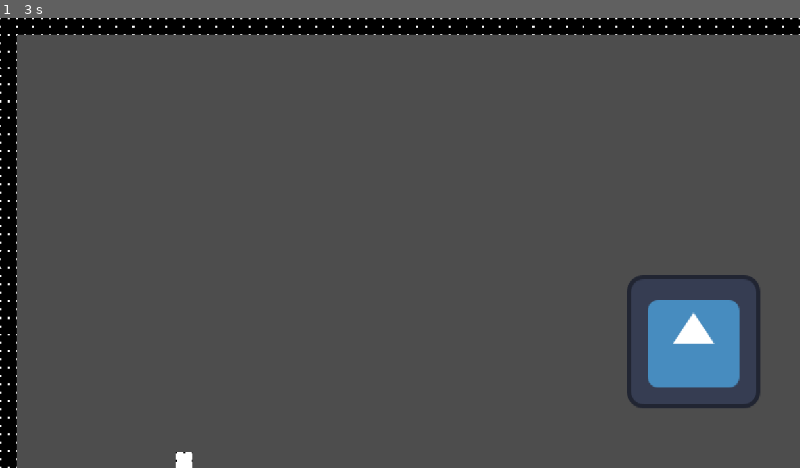
Above: before the commit, frame 1.
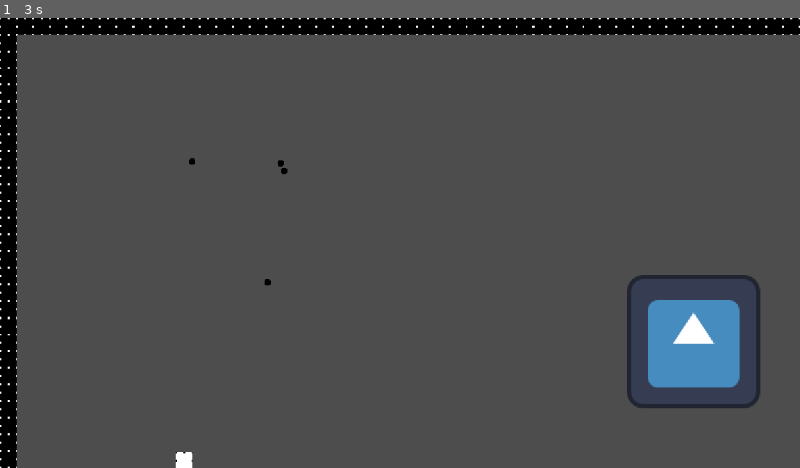
Above: after the commit, the same moment.

Repository: ZiyadAziz/BlackFysh
Game: Godot game, scene res://scenes/game.tscn
Same seed, same stepped clock (60 frames per second), same inputs: the game is played once before the commit and once after it. The engine's default icon, where the game draws it, is replaced by a stand-in: a white triangle on a blue panel in a dark square.
Inputs (mouse positions are in pixels of both pictures, inside the frame that each line leads up to):
- Up to frame 1 (3 s): tap Enter at 0.5, 2 s; move the mouse to (232, 301) at 0.52 s; click (232, 301) at 0.67 s; tap Space at 1.25, 2.75 s; move the mouse to (248, 301) at 1.27 s; click (248, 301) at 1.42 s; move the mouse to (480, 144) at 2.02 s; click (480, 144) at 2.17 s; move the mouse to (360, 333) at 2.77 s; click (360, 333) at 2.92 s

The runs differ from the first frame. In frame 1, less than 0.1% of the frame differs, in the area x 23-36%, y 31-60%.

Commit message:
Basic Spawner

Diff:
--- a/scenes/game.tscn
+++ b/scenes/game.tscn
@@ -6,6 +6,7 @@
 [ext_resource type="Texture2D" uid="uid://c21bvdm12nwoy" path="res://assets/temp_unspawnable.png" id="3_lbhrr"]
 [ext_resource type="Texture2D" uid="uid://b4yawbgisx7xp" path="res://assets/temp_edge.png" id="4_lbhrr"]
 [ext_resource type="PackedScene" uid="uid://blrvkmb54y5g4" path="res://scenes/fysh_prototype.tscn" id="6_p57ef"]
+[ext_resource type="PackedScene" uid="uid://csb5allwih0ls" path="res://scenes/spawner.tscn" id="7_u5sy4"]
 
 [node name="Game" type="Node2D" unique_id=961381067]
 
@@ -336,4 +337,7 @@
 position = Vector2(-165, 56)
 
 [node name="Fysh_Prototype2" parent="." unique_id=630238990 instance=ExtResource("6_p57ef")]
-position = Vector2(-143, 56)
+position = Vector2(-127, 38)
+
+[node name="spawner" parent="." unique_id=657544024 instance=ExtResource("7_u5sy4")]
+position = Vector2(-156, -83)
--- /dev/null
+++ b/scenes/spawner.tscn
@@ -0,0 +1,20 @@
+[gd_scene format=3 uid="uid://csb5allwih0ls"]
+
+[ext_resource type="Script" uid="uid://btsleq7icsfxr" path="res://scripts/spawner.gd" id="1_2vbf6"]
+[ext_resource type="PackedScene" uid="uid://blrvkmb54y5g4" path="res://scenes/fysh_prototype.tscn" id="2_ik2nu"]
+
+[sub_resource type="RectangleShape2D" id="RectangleShape2D_g4v7s"]
+size = Vector2(104, 94)
+
+[node name="spawner" type="Area2D" unique_id=657544024]
+script = ExtResource("1_2vbf6")
+fysh_to_spawn = ExtResource("2_ik2nu")
+
+[node name="CollisionShape2D" type="CollisionShape2D" parent="." unique_id=953576752]
+shape = SubResource("RectangleShape2D_g4v7s")
+disabled = true
+
+[node name="Timer" type="Timer" parent="." unique_id=2068424294]
+autostart = true
+
+[connection signal="timeout" from="Timer" to="." method="_on_timer_timeout"]
--- a/scripts/fysh_prototype.gd
+++ b/scripts/fysh_prototype.gd
@@ -1,6 +1,7 @@
 extends Area2D
 
-@onready var level_manager: Node = %LevelManager
+#@onready var level_manager: Node = %LevelManager
+@onready var level_manager = get_node("/root/Game/LevelManager")
 
 #Not sure if this is the best method of "catching" a fysh since the cursor is going to be the tool too
 func _on_input_event(viewport: Node, event: InputEvent, shape_idx: int) -> void:
--- a/scripts/level_manager.gd
+++ b/scripts/level_manager.gd
@@ -2,7 +2,16 @@
 
 var max_fysh := 20
 var fysh_caught := 0
+var fysh_count := 0
+
+#This will be useful later, current tool is a speargun for now since I need to implement da rod
+enum Tools {FYSHINGROD, NET, SPEARGUN}
+var current_tool = Tools.SPEARGUN
+
+func fysh_spawned():
+	fysh_count += 1
 
 func add_point():
 	fysh_caught += 1
+	fysh_count -= 1
 	print(fysh_caught)
--- /dev/null
+++ b/scripts/spawner.gd
@@ -0,0 +1,63 @@
+extends Area2D
+
+#This gives the spawner a fysh variable that I can put a scene into in the spawner inspector
+@export var fysh_to_spawn: PackedScene
+@onready var game = get_node("/root/Game")
+@onready var level_manager: Node = %LevelManager
+
+
+@onready var collision_shape_2d: CollisionShape2D = $CollisionShape2D
+
+#I think i need ready to call the spawning function when the scene is loaded
+#it might also prep the spawner's boundries and stuff
+func _ready() -> void:
+	#spawn_fysh()
+	pass
+
+
+##On the asteroid game, I just have a timer for the spawner to start spawning
+##This might not be the best solution since in the full game, I wouldn't want fysh
+##to start spawning untill the specific scene is loaded
+#For the function itself, all it should do is instanciate a fysh when its less
+# than the max fysh amount in a random position within the boundries
+#I might need a timer/delay of sorts so that all the fysh dont spawn instantly
+
+#func spawn_fysh() -> void:
+	#while level_manager.fysh_count < level_manager.max_fysh:
+		###LOOK MORE INTO HOW THESE LINES OF CODE WORKS, FOR KNOWLEDGE SAKE
+		#var shape = collision_shape_2d.shape as RectangleShape2D
+		#var size = shape.extents
+		#var origin = collision_shape_2d.global_position
+		#
+		#var random_x = randf_range(origin.x - size.x, origin.x + size.x)
+		#var random_y = randf_range(origin.y - size.y, origin.y + size.y)
+	#
+		#var fysh = fysh_to_spawn.instantiate()
+		##Fysh might need to declare global_position as a variable
+		#fysh.global_position = Vector2(random_x, random_y)
+		#get_parent().call_deferred("add_child", fysh)
+		##Need to do call_deferred for some reason?
+		##game.add_child(fysh)
+		#level_manager.fysh_spawned()
+
+#I dont think we want the spawner to spawn in every frame
+# Called every frame. 'delta' is the elapsed time since the previous frame.
+#func _process(delta: float) -> void:
+	#pass
+
+
+func _on_timer_timeout() -> void:
+	if level_manager.fysh_count < level_manager.max_fysh:
+		##LOOK MORE INTO HOW THESE LINES OF CODE WORKS, FOR KNOWLEDGE SAKE
+		var shape = collision_shape_2d.shape as RectangleShape2D
+		var size = shape.extents
+		var origin = collision_shape_2d.global_position
+
+		var random_x = randf_range(origin.x - size.x, origin.x + size.x)
+		var random_y = randf_range(origin.y - size.y, origin.y + size.y)
+
+		var fysh = fysh_to_spawn.instantiate()
+		#Fysh might need to declare global_position as a variable
+		fysh.global_position = Vector2(random_x, random_y)
+		get_parent().add_child(fysh)
+		level_manager.fysh_spawned()
Not shown, added: scripts/spawner.gd.uid
